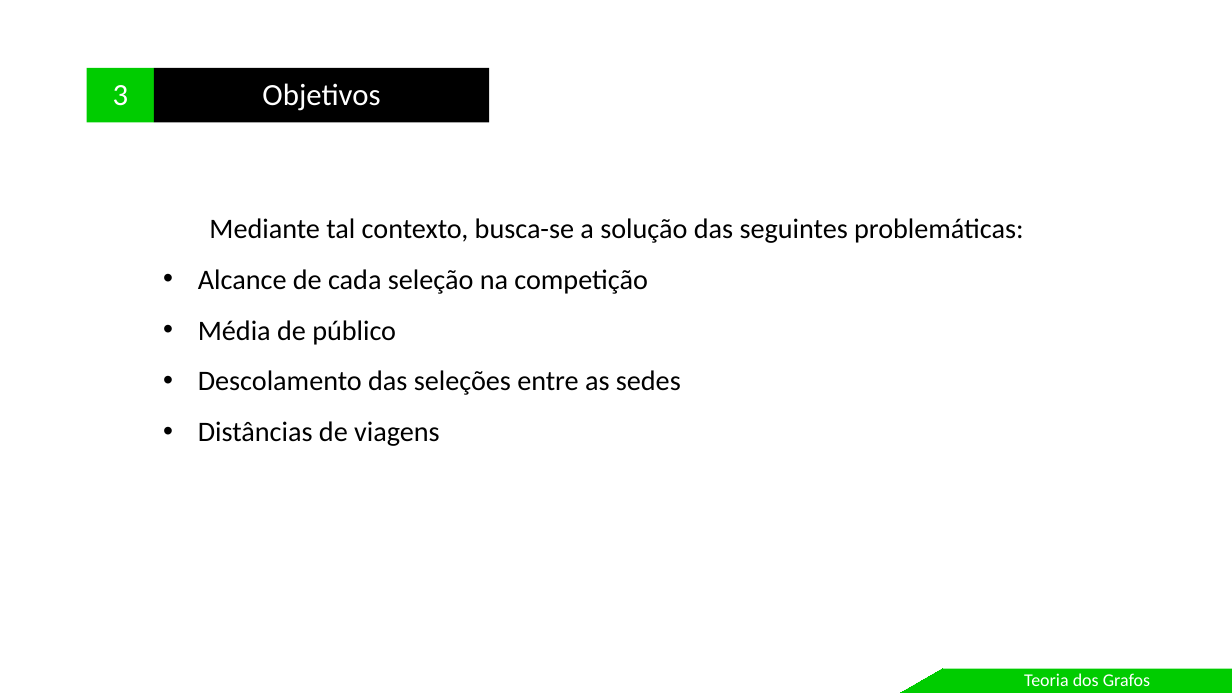
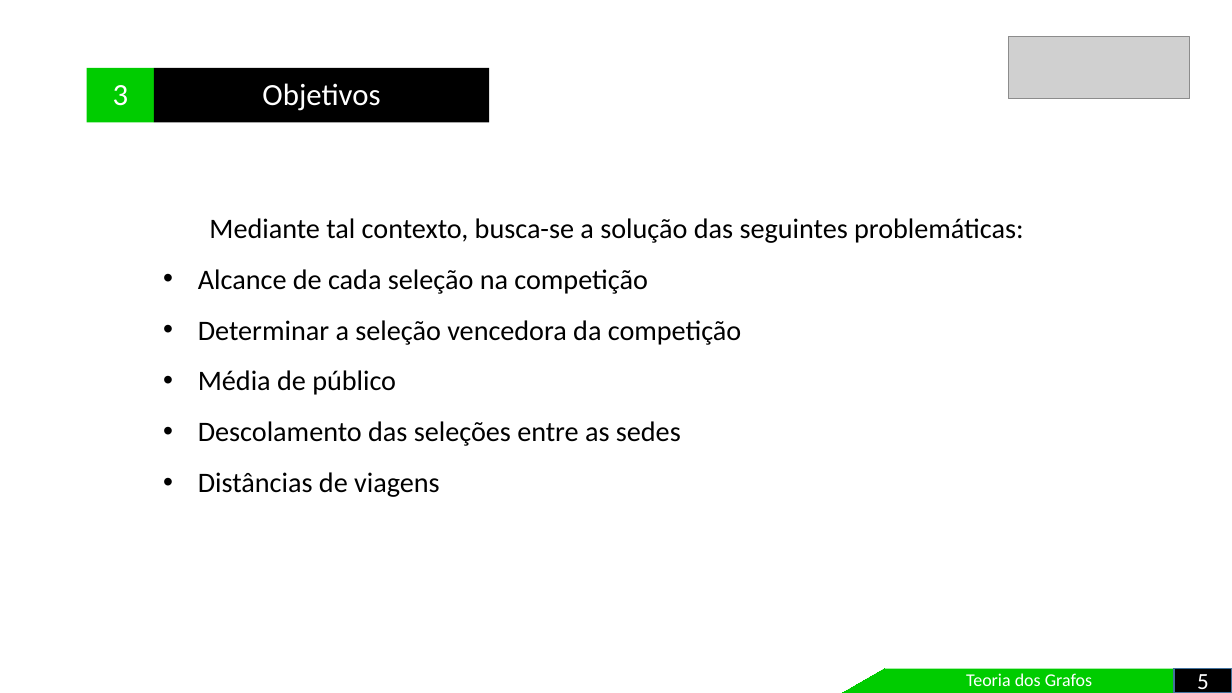
Before and after one commit to leandroungari/fctpp-grafos-sistema, a slide deck: slide 6 of apresentacao/Apresentacao.pptx. Drawn at 1232x693 pixels with LibreOffice and Linux fonts; fonts in the diff are those of the drawing; grey boxes stand for pictures. Boxes give left, top, right and bottom in pixels: in the first picture for what was removed or moved away, otherwise in the second. Text is boxed around its words. In the diff, an @@ line names an element or a change of style, - is before the commit and + after.

```diff
--- a/apresentacao/Apresentacao.pptx
+++ b/apresentacao/Apresentacao.pptx
@@ picture added at box(1008, 37, 1189, 99) @@
@@ subtitle at box(198, 320, 741, 345): paragraph added @@
+• Determinar a seleção vencedora da competição
@@ freeform shape: place and size @@
-freeform shape at box(900, 669, 943, 693)
+freeform shape at box(843, 669, 885, 693)
@@ rectangle "Teoria dos Grafos": place and size @@
-rectangle "Teoria dos Grafos" at box(943, 669, 1232, 693)
+rectangle "Teoria dos Grafos" at box(884, 669, 1174, 693)
@@ rectangle added at box(1175, 669, 1232, 693), fill #000000, outline #43739E 1 pt, 18 pt, text #FFFFFF @@
+5
```
Also in this commit, not shown: 17 other slides changed, 1 slide added, 2 slides removed.
